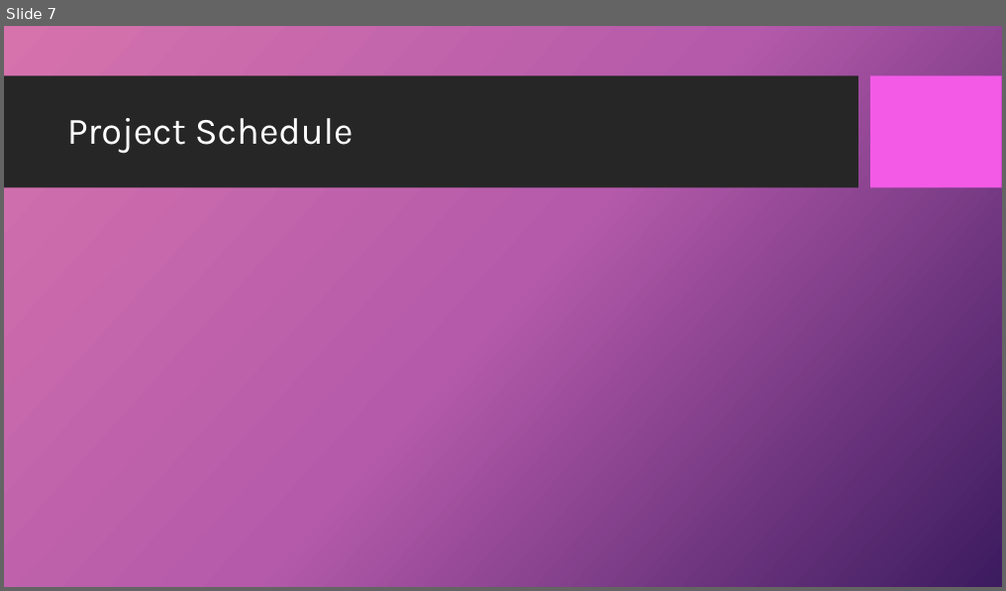
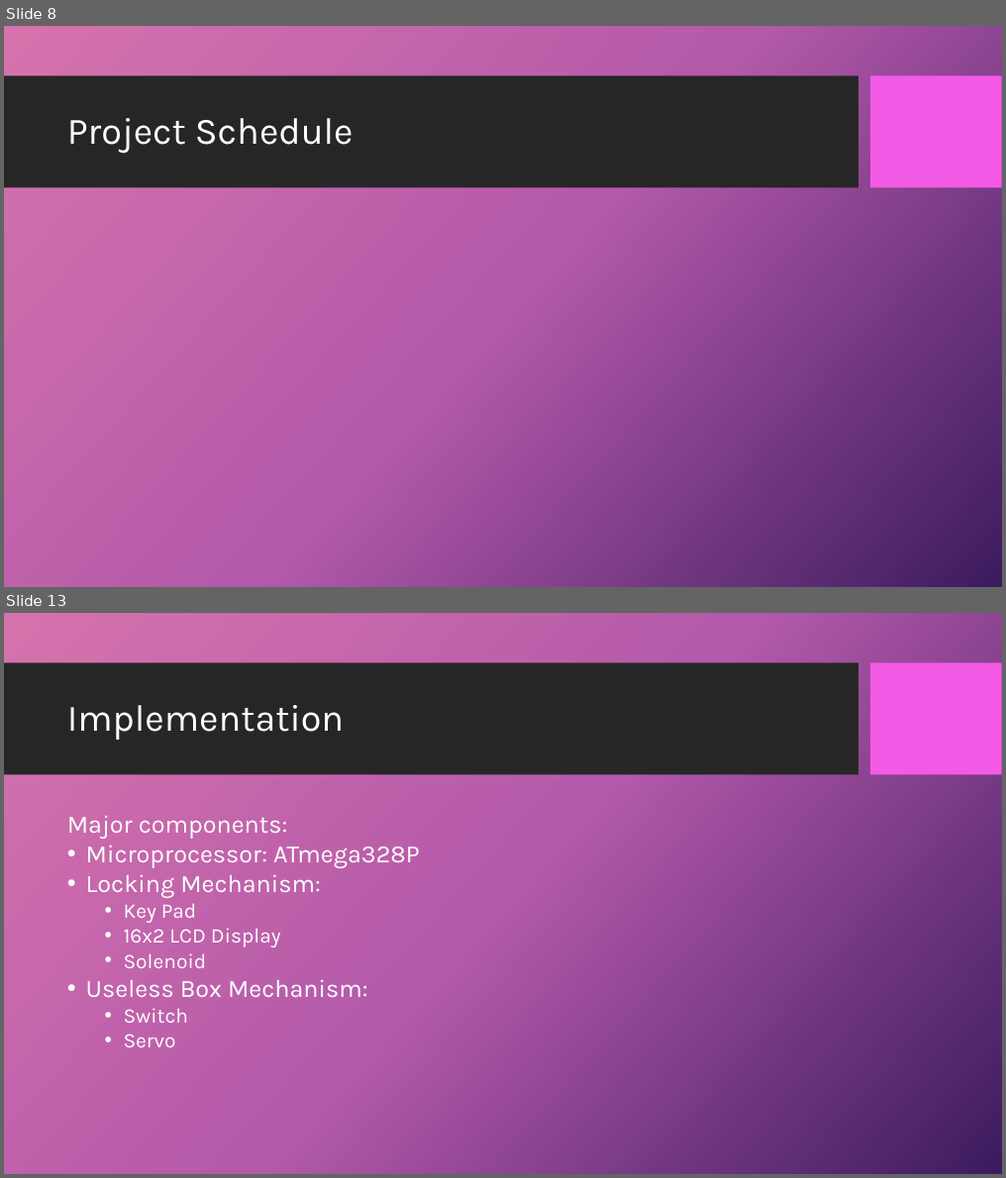
Before and after one commit to dandz12/ECE411-Practicum-Project, a slide deck: ECE411 - Final Presentation.pptx. Shown one above the other, each under a label of ours: slide 7 before the commit, slides 8 and 13 after it; the slides between them are not shown. The pictures are 1006x591 and 1006x1178 pixels, drawn with LibreOffice and Linux fonts; fonts in the diff are those of the drawing; background and template pictures are left out. Boxes give left, top, right and bottom in pixels: in the first picture for what was removed or moved away, otherwise in the second. Text is boxed around its words. In the diff, an @@ line names an element or a change of style, - is before the commit and + after.

```diff
--- a/ECE411 - Final Presentation.pptx
+++ b/ECE411 - Final Presentation.pptx
@@ slide 13 added at bbox=[4, 613, 1002, 1174], background picture (left out); not listed: 2 template elements that a slide beside it also shows @@
@@ title added at bbox=[67, 705, 344, 740], 36 pt, text #FFFFFF @@
+Implementation
@@ text added at bbox=[67, 816, 420, 1048], 24 pt, text #FFFFFF @@
+Major components:
+• Microprocessor: ATmega328P
+• Locking Mechanism:
+  • Key Pad
+  • 16x2 LCD Display
+  • Solenoid
+• Useless Box Mechanism:
+  • Switch
+  • Servo
@@ what was slide 7 is now slide 8 @@
```
Also in this commit, not shown: 1 slide changed, 14 other slides added, 1 slide removed.
